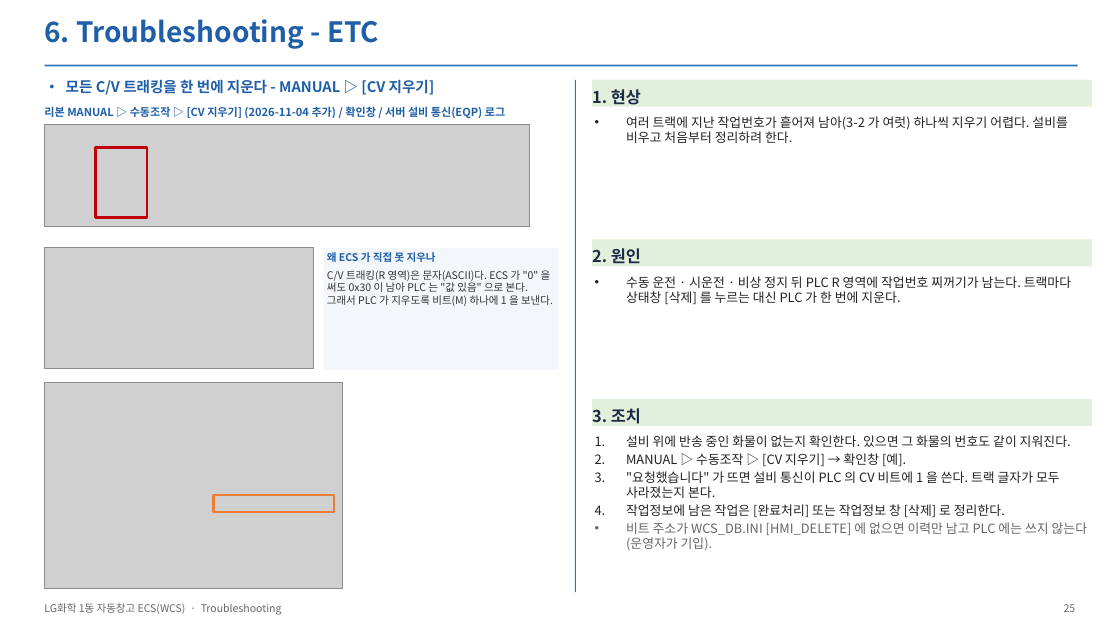
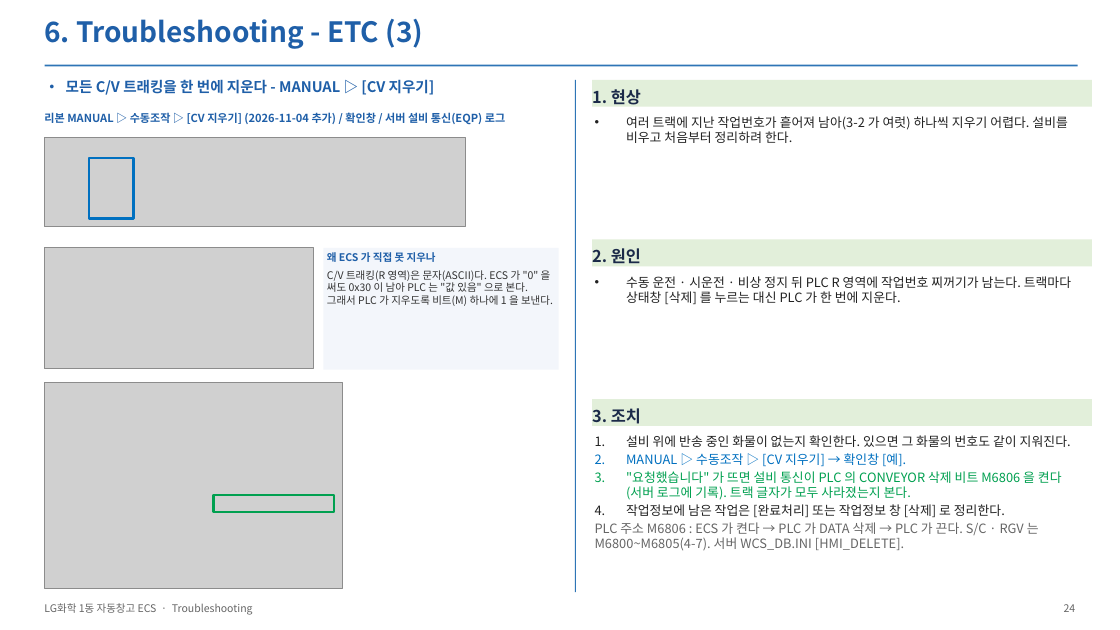
Before and after one commit to yeorijby-coder/LGLS_ALL, a slide deck: slide 24 of docs/산출물_20261110/05_ECS_Troubleshooting.pptx (slide 25 before the commit). Drawn at 1120x630 pixels with LibreOffice and Linux fonts; fonts in the diff are those of the drawing; grey boxes stand for pictures. Boxes give left, top, right and bottom in pixels: in the first picture for what was removed or moved away, otherwise in the second. Text is boxed around its words. In the diff, an @@ line names an element or a change of style, - is before the commit and + after.

```diff
--- a/docs/산출물_20261110/05_ECS_Troubleshooting.pptx
+++ b/docs/산출물_20261110/05_ECS_Troubleshooting.pptx
@@ text at (44, 19, 424, 49): text changed @@
-6. Troubleshooting - ETC
+6. Troubleshooting - ETC (3)
@@ text "리본 MANUAL ▷ 수동조작 ▷ ...": place and size @@
-text "리본 MANUAL ▷ 수동조작 ▷ ..." at (44, 106, 505, 119)
+text "리본 MANUAL ▷ 수동조작 ▷ ..." at (44, 112, 505, 125)
@@ picture: place and size @@
-picture at (45, 124, 529, 227)
+picture at (45, 138, 465, 227)
@@ rectangle: place and size @@
-rectangle at (96, 148, 147, 218)
+rectangle at (89, 158, 134, 218)
@@ rectangle at (89, 158, 134, 218): outline #C00000 2.25 pt to #0070C0 2.25 pt @@
@@ text in rectangle at (327, 270, 553, 306): more space between paragraphs @@
@@ text at (626, 471, 1062, 500): text changed; text colour #222222 to #00A050 @@
-3. "요청했습니다" 가 뜨면 설비 통신이 PLC 의 CV 비트에 1 을 쓴다. 트랙 글자가 모두 사라졌는지 본다.
+3. "요청했습니다" 가 뜨면 설비 통신이 PLC 의 CONVEYOR 삭제 비트 M6806 을 켠다(서버 로그에 기록). 트랙 글자가 모두 사라졌는지 본다.
@@ text at (626, 453, 906, 467): text colour #222222 to #0070C0 in "MANUAL ▷ 수동조작 ▷ [CV 지우기] → ..." @@
@@ rectangle at (213, 495, 334, 512): outline #ED7D31 2.25 pt to #00A050 2.25 pt @@
@@ text at (595, 522, 1039, 550): text changed @@
-• 비트 주소가 WCS_DB.INI [HMI_DELETE] 에 없으면 이력만 남고 PLC 에는 쓰지 않는다(운영자가 기입).
+PLC 주소 M6806 : ECS 가 켠다 → PLC 가 DATA 삭제 → PLC 가 끈다. S/C · RGV 는 M6800~M6805(4-7). 서버 WCS_DB.INI [HMI_DELETE].
@@ text at (44, 603, 253, 615): text changed @@
-LG화학 1동 자동창고 ECS(WCS) · Troubleshooting
+LG화학 1동 자동창고 ECS · Troubleshooting
@@ text at (1064, 604, 1076, 612): text changed @@
-25
+24
```
Also in this commit, not shown: 23 other slides changed, 1 slide removed, 18 other files.
